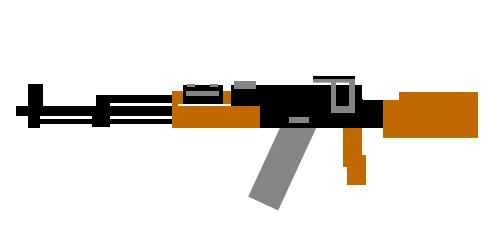
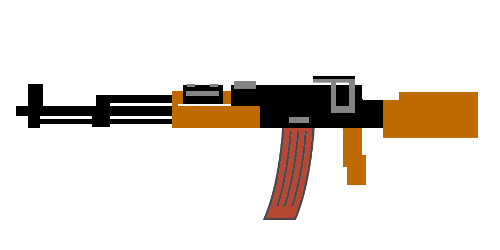
Comparing the layer stacks of the two w=500, h=250 images. Changes:
added layer "AK69_Clip.png" above "貼上的圖層" over (263, 128, 316, 220)
hid "貼上的圖層" over (248, 128, 317, 211)
